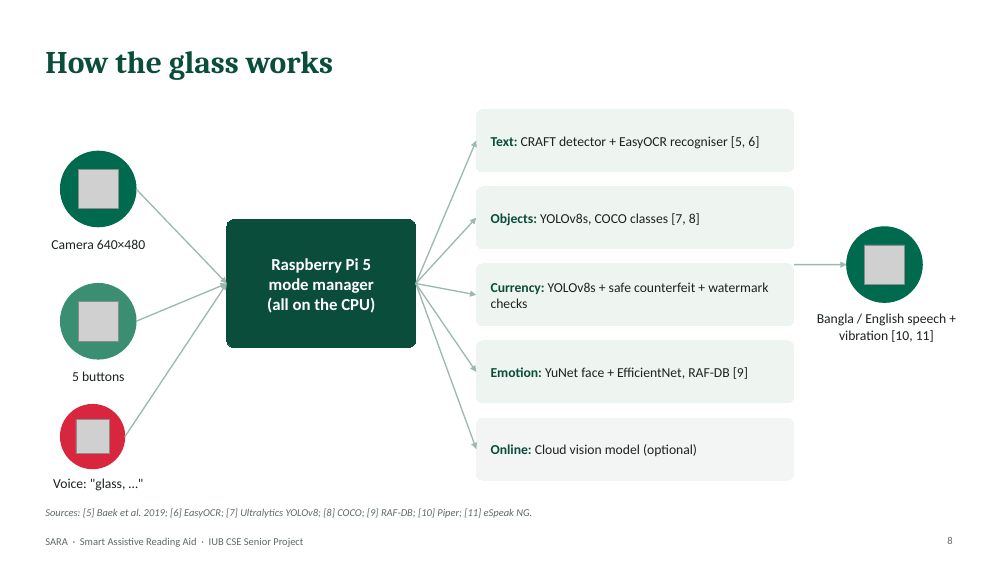
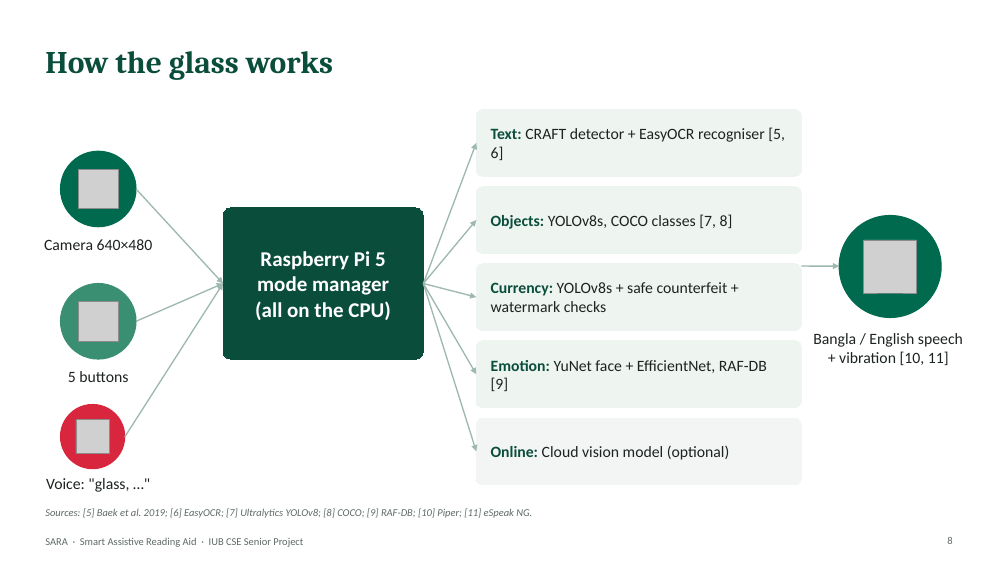
Before and after one commit to aflam330/Senior_project_wearable_glass_for_blind_people_using_ocr_and_ylo, a slide deck: slide 8 of Thesis Report and paper/thesis report/slides/SARA_Presentation.pptx. Drawn at 1008x567 pixels with LibreOffice and Linux fonts; fonts in the diff are those of the drawing; grey boxes stand for pictures. Boxes give left, top, right and bottom in pixels: in the first picture for what was removed or moved away, otherwise in the second. Text is boxed around its words. In the diff, an @@ line names an element or a change of style, - is before the commit and + after.

```diff
--- a/Thesis Report and paper/thesis report/slides/SARA_Presentation.pptx
+++ b/Thesis Report and paper/thesis report/slides/SARA_Presentation.pptx
@@ rounded rectangle "Text: CRAFT detector + EasyOCR ...": place and size @@
-rounded rectangle "Text: CRAFT detector + EasyOCR ..." at [476, 110, 794, 172]
+rounded rectangle "Text: CRAFT detector + EasyOCR ..." at [476, 110, 802, 176]
@@ arrow moved from (416, 284) - (476, 141) to (423, 284) - (476, 143) @@
@@ arrow moved from (136, 189) - (227, 284) to (136, 189) - (223, 284) @@
@@ rounded rectangle "Raspberry Pi 5": place and size @@
-rounded rectangle "Raspberry Pi 5" at [227, 219, 416, 348]
+rounded rectangle "Raspberry Pi 5" at [223, 208, 423, 359]
@@ rounded rectangle "Raspberry Pi 5" at [223, 208, 423, 359]: size 16 to 20 pt; proportions changed @@
@@ size 13 to 15 pt; proportions changed in 5 elements at [476, 264, 802, 330], [476, 341, 802, 408], [476, 418, 802, 485], [476, 110, 802, 176], [476, 187, 802, 253] @@
@@ rounded rectangle "Objects: YOLOv8s, COCO classes [7, ...": place and size @@
-rounded rectangle "Objects: YOLOv8s, COCO classes [7, ..." at [476, 187, 794, 249]
+rounded rectangle "Objects: YOLOv8s, COCO classes [7, ..." at [476, 187, 802, 253]
@@ arrow moved from (416, 284) - (476, 218) to (423, 284) - (476, 220) @@
@@ ellipse: place and size @@
-ellipse at [847, 227, 923, 302]
+ellipse at [839, 216, 941, 318]
@@ rounded rectangle "Currency: YOLOv8s + safe counterfeit ...": place and size @@
-rounded rectangle "Currency: YOLOv8s + safe counterfeit ..." at [476, 264, 794, 326]
+rounded rectangle "Currency: YOLOv8s + safe counterfeit ..." at [476, 264, 802, 330]
@@ arrow moved from (794, 265) - (847, 265) to (802, 266) - (839, 266) @@
@@ picture: place and size @@
-picture at [865, 245, 904, 284]
+picture at [864, 240, 917, 293]
@@ arrow moved from (125, 437) - (227, 284) to (125, 437) - (223, 284) @@
@@ arrow moved from (136, 321) - (227, 284) to (136, 321) - (223, 284) @@
@@ arrow moved from (416, 284) - (476, 449) to (423, 284) - (476, 451) @@
@@ arrow moved from (416, 284) - (476, 372) to (423, 284) - (476, 374) @@
@@ arrow moved from (416, 284) - (476, 295) to (423, 284) - (476, 297) @@
@@ size 13 to 15 pt in 4 elements at [44, 239, 153, 250], [68, 371, 128, 382], [46, 478, 129, 492], [813, 333, 963, 365] @@
@@ text "Bangla / English speech + ...": place and size @@
-text "Bangla / English speech + ..." at [817, 313, 946, 342]
+text "Bangla / English speech + ..." at [813, 333, 963, 365]
@@ rounded rectangle "Emotion: YuNet face + EfficientNet, ...": place and size @@
-rounded rectangle "Emotion: YuNet face + EfficientNet, ..." at [476, 341, 794, 403]
+rounded rectangle "Emotion: YuNet face + EfficientNet, ..." at [476, 341, 802, 408]
@@ rounded rectangle "Online: Cloud vision model (optional)": place and size @@
-rounded rectangle "Online: Cloud vision model (optional)" at [476, 418, 794, 480]
+rounded rectangle "Online: Cloud vision model (optional)" at [476, 418, 802, 485]
```
Also in this commit, not shown: 15 other slides changed, 5 slides added, 4 slides removed, 17 other files.
